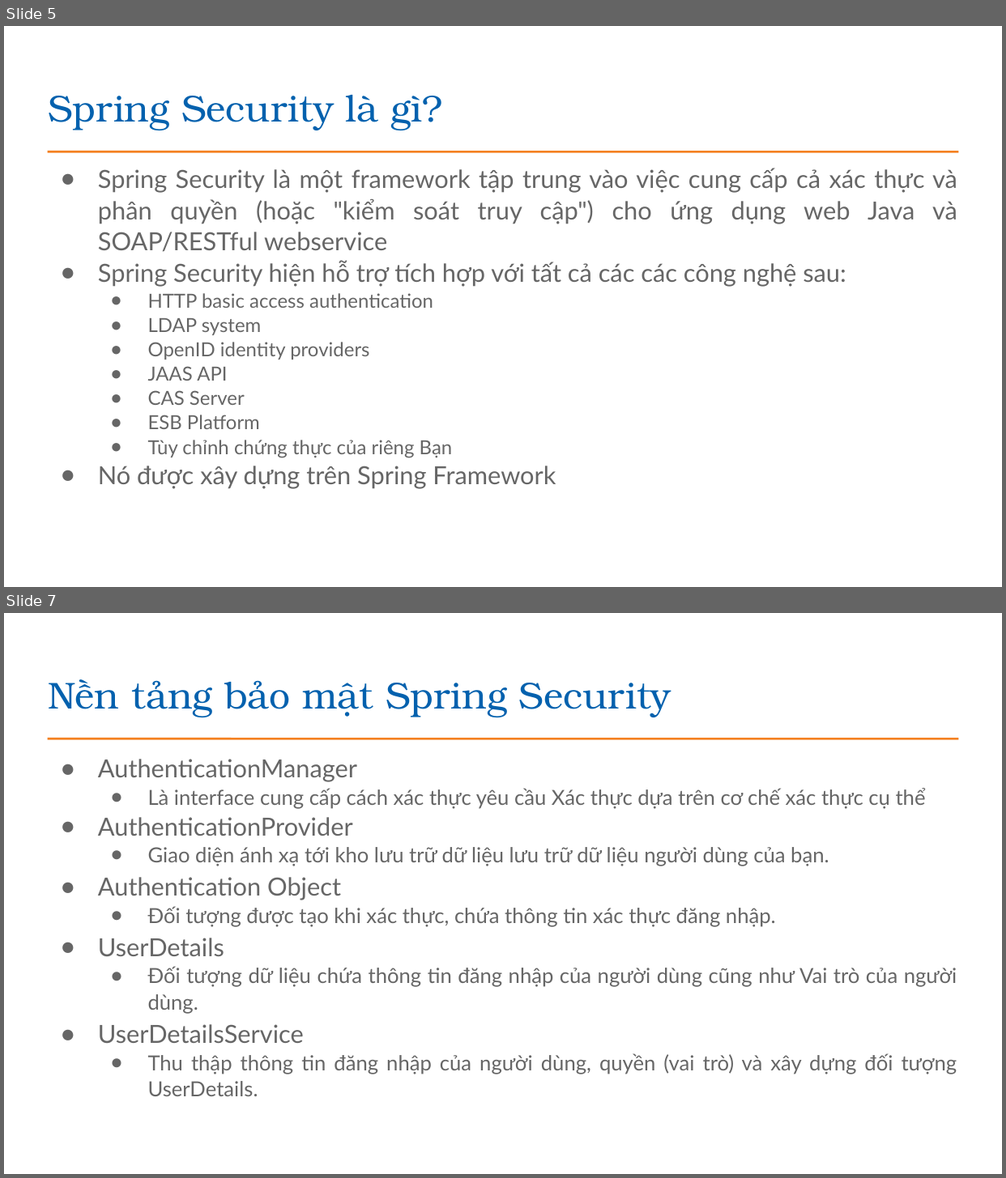
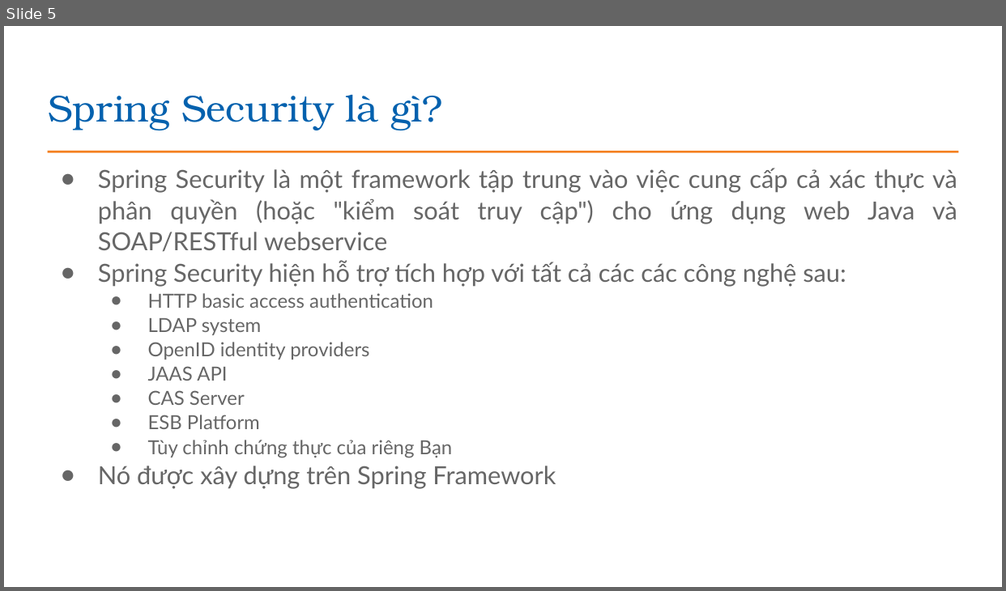
Before and after one commit to EdisonTechnologyAcademy/Java---Construction, a slide deck: presentations/Bài 25_Bao mat trong Java Spring Boot.pptx. Shown one above the other, each under a label of ours: slides 5 and 7 before the commit, slide 5 after it; the slides between them are not shown. The pictures are 1006x1178 and 1006x591 pixels, drawn with LibreOffice and Linux fonts; fonts in the diff are those of the drawing; background and template pictures are left out. Boxes give left, top, right and bottom in pixels: in the first picture for what was removed or moved away, otherwise in the second. Text is boxed around its words. In the diff, an @@ line names an element or a change of style, - is before the commit and + after.

```diff
--- a/presentations/Bài 25_Bao mat trong Java Spring Boot.pptx
+++ b/presentations/Bài 25_Bao mat trong Java Spring Boot.pptx
@@ slide 7 removed at (x1=4, y1=613, x2=1002, y2=1174), background #FFFFFF; not listed: 1 template element that a slide beside it also shows @@
@@ title removed at (x1=48, y1=679, x2=671, y2=717) @@
-Nền tảng bảo mật Spring Security
@@ text removed at (x1=98, y1=759, x2=957, y2=1097) @@
-● AuthenticationManager
-  ● Là interface cung cấp cách xác thực yêu cầu Xác thực dựa trên cơ chế xác thực cụ thể
-● AuthenticationProvider
-  ● Giao diện ánh xạ tới kho lưu trữ dữ liệu lưu trữ dữ liệu người dùng của bạn.
-● Authentication Object
-  ● Đối tượng được tạo khi xác thực, chứa thông tin xác thực đăng nhập.
-● UserDetails
-  ● Đối tượng dữ liệu chứa thông tin đăng nhập của người dùng cũng như Vai trò của người dùng.
-● UserDetailsService
-  ● Thu thập thông tin đăng nhập của người dùng, quyền (vai trò) và xây dựng đối tượng UserDetails.
```
Also in this commit, not shown: 1 slide changed, 12 slides added, 1 other slide removed.
